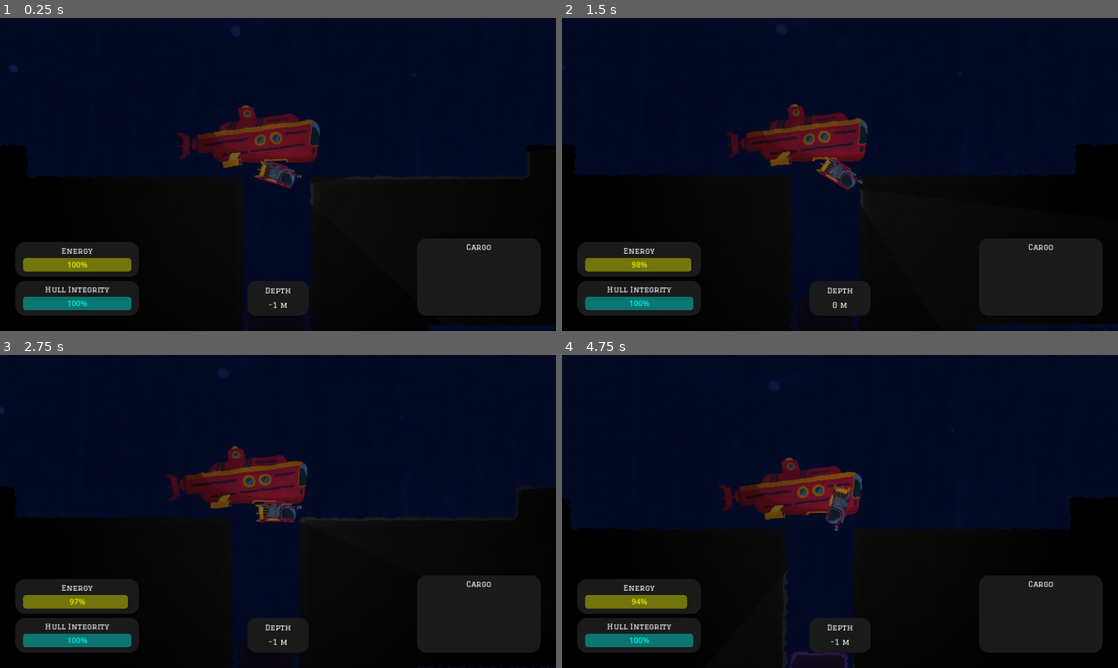
Above: before the commit, frames 1-4 (two rows, left to right).
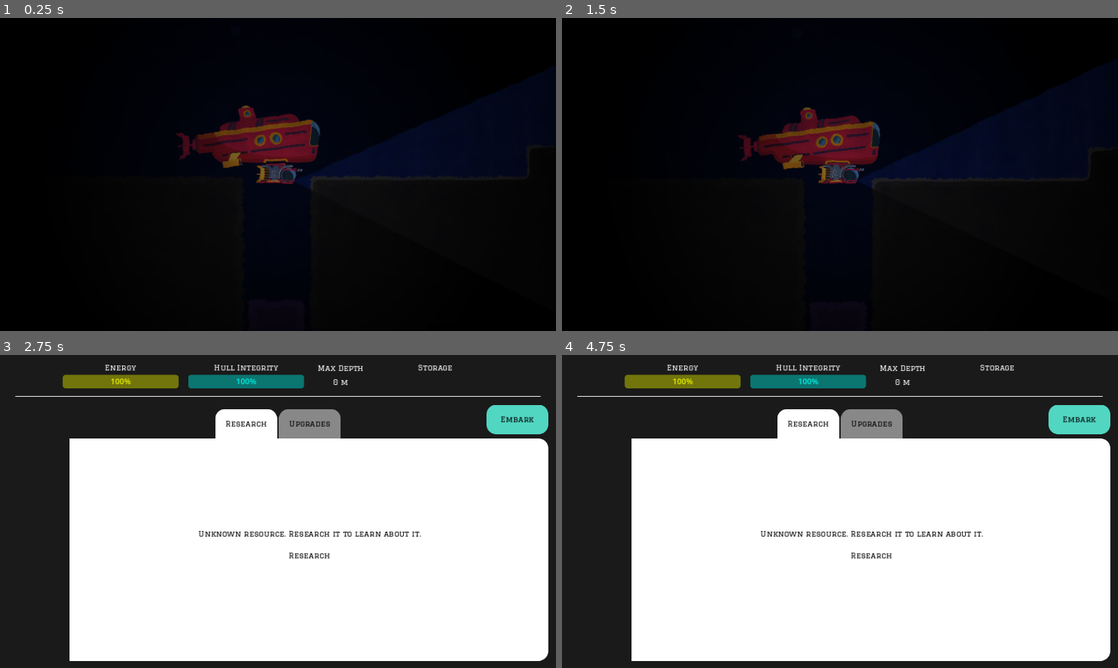
Above: after the commit, the same moments.

Repository: Remblej/SubmarineGame
Game: Godot game, scene res://map/test.tscn
Two runs of this game, one before a commit and one after it. Both use one fixed random seed, a clock stepped at 60 frames per second and the inputs below.
Inputs (mouse positions are in pixels of both pictures, inside the frame that each line leads up to):
- Up to frame 1 (0.25 s): no input
- Up to frame 2 (1.5 s): move the mouse to (962, 158) at 0.52 s; press the mouse at (962, 158) at 0.53 s; hold D (debug_right) 0.53-1.28 s; move the mouse to (728, 190) at 1.27 s; release the mouse at (728, 190) at 1.28 s; hold A (debug_left) from 1.28 s (still down); click (728, 190) at 1.35 s
- Up to frame 3 (2.75 s): move the mouse to (333, 442) at 2.02 s; release A (debug_left) at 2.03 s; press the mouse at (333, 442) at 2.03 s; hold D (debug_right) from 2.03 s (still down)
- Up to frame 4 (4.75 s): move the mouse to (812, 574) at 2.77 s; release D (debug_right) at 2.78 s; release the mouse at (812, 574) at 2.78 s; hold W (debug_up) 2.78-3.53 s; click (812, 574) at 2.85 s; move the mouse to (1006, 558) at 3.52 s; press the mouse at (1006, 558) at 3.53 s; hold A (debug_left) from 3.53 s (still down); move the mouse to (673, 464) at 4.27 s; release the mouse at (673, 464) at 4.28 s; click (673, 464) at 4.35 s

The runs differ from the first frame. In frame 1, 38% of the frame differs, in the area x 0-100%, y 0-100%; in frame 2, 42%; in frame 3, 72%; in frame 4, 73%, in the area x 0-100%, y 3-100%.

Commit message:
fix background lighting

Diff:
--- a/base/base.tscn
+++ b/base/base.tscn
@@ -24,7 +24,6 @@
 [node name="CollisionShape2D" type="CollisionShape2D" parent="DockingArea"]
 position = Vector2(0, 229.5)
 shape = SubResource("RectangleShape2D_piqk5")
-disabled = true
 
 [node name="Storage" type="Node" parent="."]
 script = ExtResource("3_8e73m")
--- a/map/test.tscn
+++ b/map/test.tscn
@@ -665,6 +665,7 @@
 [node name="Node2D" type="Node2D"]
 
 [node name="ParallaxBackground" type="ParallaxBackground" parent="."]
+layer = -1
 
 [node name="ParallaxLayer" type="ParallaxLayer" parent="ParallaxBackground"]
 motion_scale = Vector2(1.05, 1.05)
@@ -728,3 +729,4 @@
 
 [node name="DirectionalLight2D" type="DirectionalLight2D" parent="."]
 blend_mode = 1
+range_layer_min = -1
--- a/player/Player.tscn
+++ b/player/Player.tscn
@@ -131,11 +131,13 @@
 
 [node name="AmbientLight" type="PointLight2D" parent="."]
 energy = 0.6
+range_layer_min = -1
 texture = SubResource("GradientTexture2D_xmpr7")
 
 [node name="FlashLight" type="PointLight2D" parent="."]
 position = Vector2(32, 0)
 energy = 0.5
+range_layer_min = -1
 shadow_enabled = true
 texture = ExtResource("11_an1ft")
 offset = Vector2(392, 15.3)
@@ -143,6 +145,7 @@
 [node name="FlashLight2" type="PointLight2D" parent="."]
 position = Vector2(32, 0)
 energy = 0.2
+range_layer_min = -1
 texture = ExtResource("11_an1ft")
 offset = Vector2(392, 15.3)
 
Not shown, added: assets/background.kra
